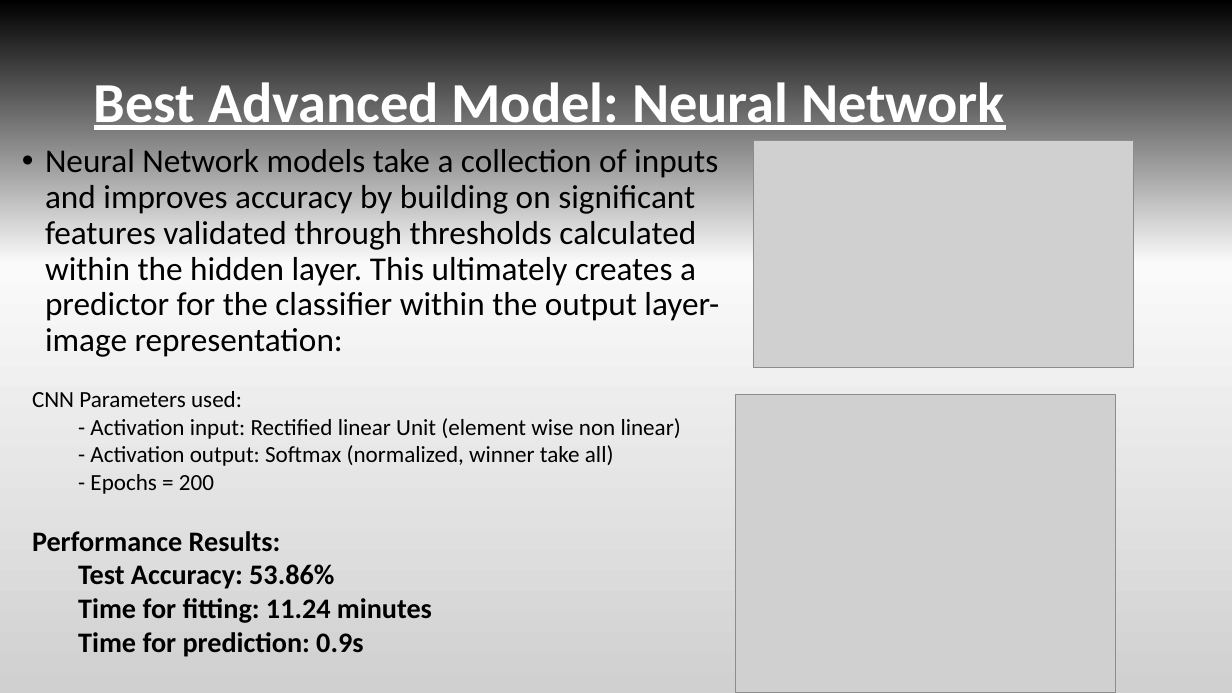
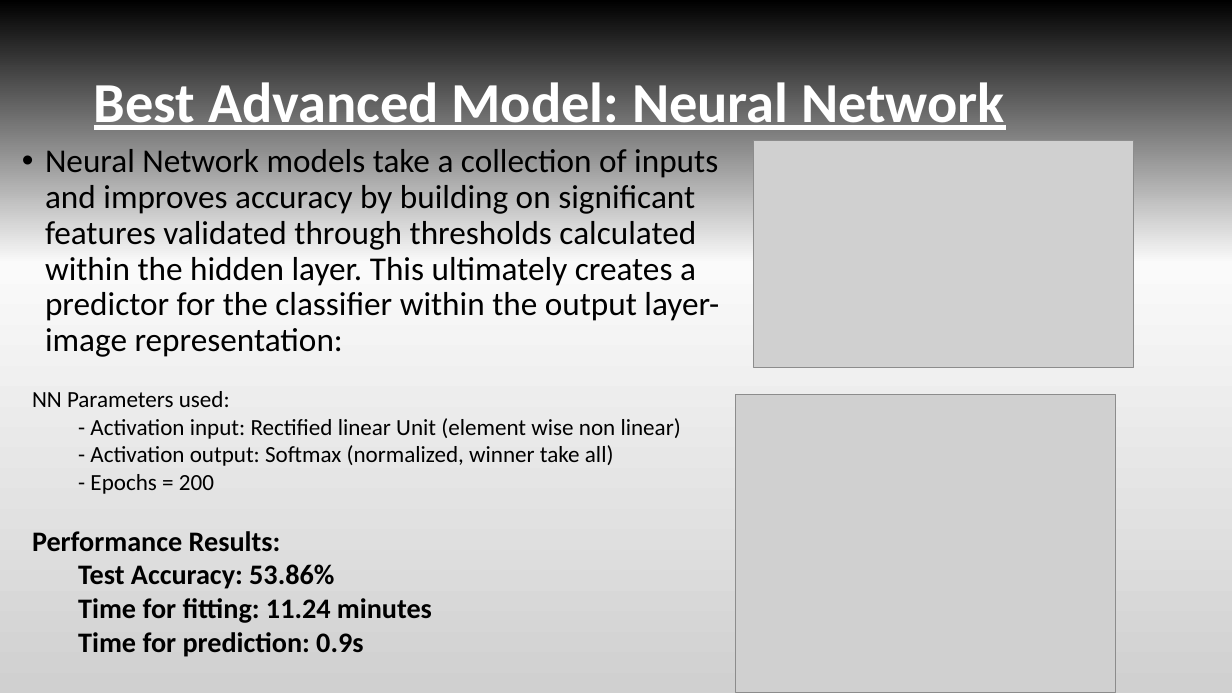
Before and after one commit to MakiMaki001/Spring2020-Project3-group5, a slide deck: slide 4 of doc/Project 3- Image Classification.pptx. Drawn at 1232x693 pixels with LibreOffice and Linux fonts; fonts in the diff are those of the drawing; grey boxes stand for pictures. Boxes give left, top, right and bottom in pixels: in the first picture for what was removed or moved away, otherwise in the second. Text is boxed around its words. In the diff, an @@ line names an element or a change of style, - is before the commit and + after.

```diff
--- a/doc/Project 3- Image Classification.pptx
+++ b/doc/Project 3- Image Classification.pptx
@@ text at (32, 391, 230, 407): text changed @@
-CNN Parameters used:
+NN Parameters used:
```
Also in this commit, not shown: 13 other files.
